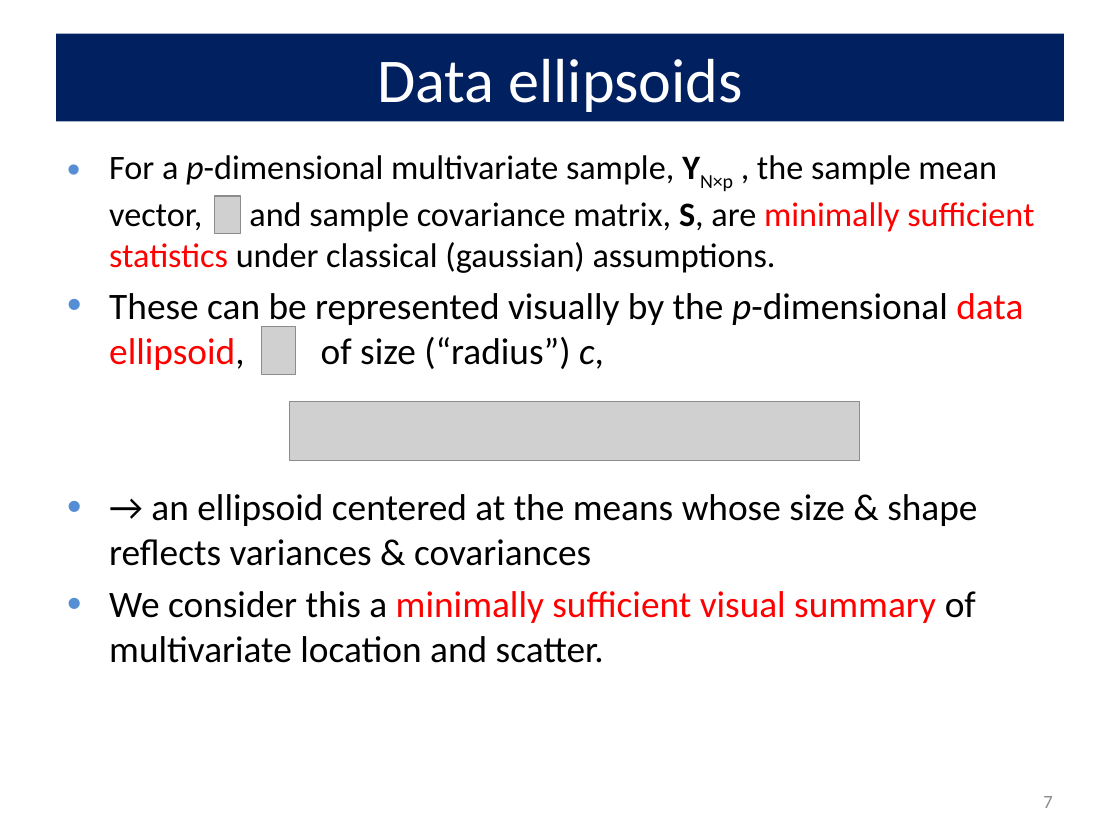
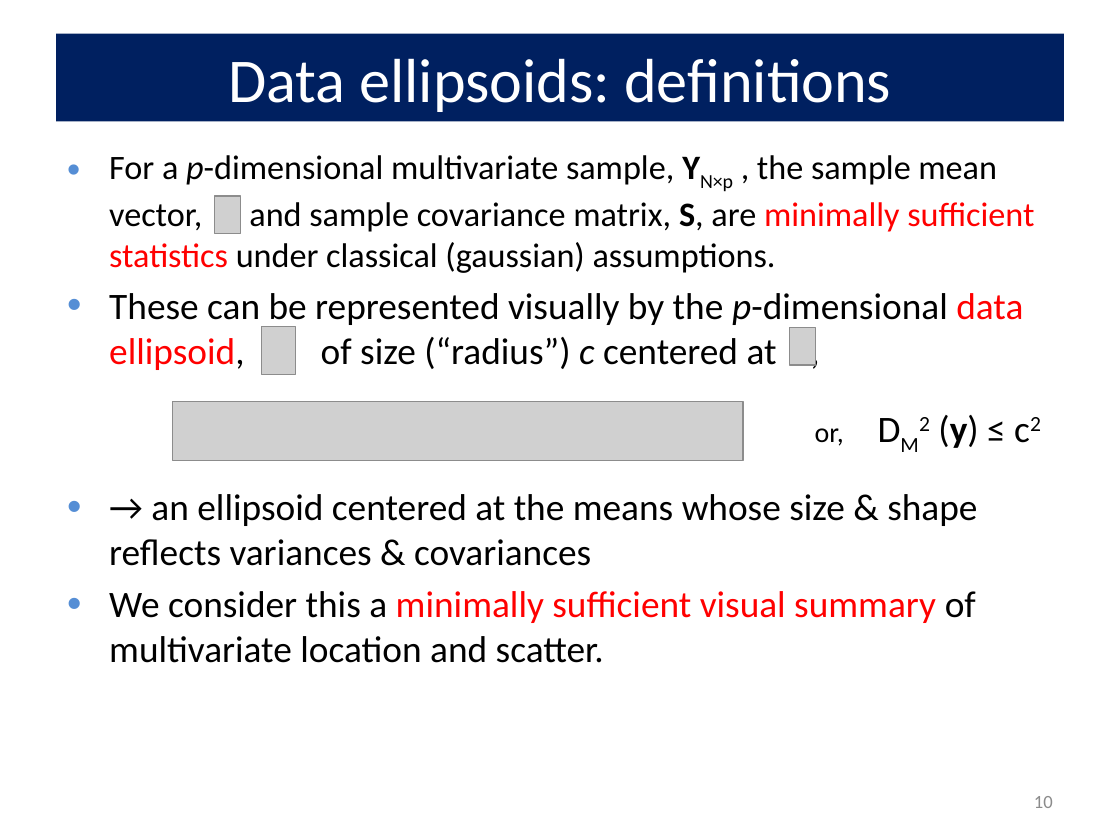
Before and after one commit to friendly/VisMLM-course, a slide deck: slide 10 of docs/lectures/lecture2.pptx (slide 7 before the commit). Drawn at 1120x840 pixels with LibreOffice and Linux fonts; fonts in the diff are those of the drawing; grey boxes stand for pictures. Boxes give left, top, right and bottom in pixels: in the first picture for what was removed or moved away, otherwise in the second. Text is boxed around its words. In the diff, an @@ line names an element or a change of style, - is before the commit and + after.

```diff
--- a/docs/lectures/lecture2.pptx
+++ b/docs/lectures/lecture2.pptx
@@ title at box(228, 58, 891, 112): text changed @@
-Data ellipsoids
+Data ellipsoids: definitions
@@ text at box(109, 293, 1023, 370): text changed @@
-• These can be represented visually by the p-dimensional data ellipsoid, of size (“radius”) c,
+• These can be represented visually by the p-dimensional data ellipsoid, of size (“radius”) c centered at ,
@@ picture added at box(790, 328, 815, 365) @@
@@ picture: place and size @@
-picture at box(289, 401, 859, 460)
+picture at box(172, 401, 743, 460)
@@ text added at box(815, 415, 978, 448), 24 pt, text #000000 @@
+or, DM2 (y) ≤ c2
@@ page number at box(1034, 796, 1053, 808): text changed @@
-7
+10
```
Also in this commit, not shown: 4 other slides changed, 5 slides added, 52 other files.
